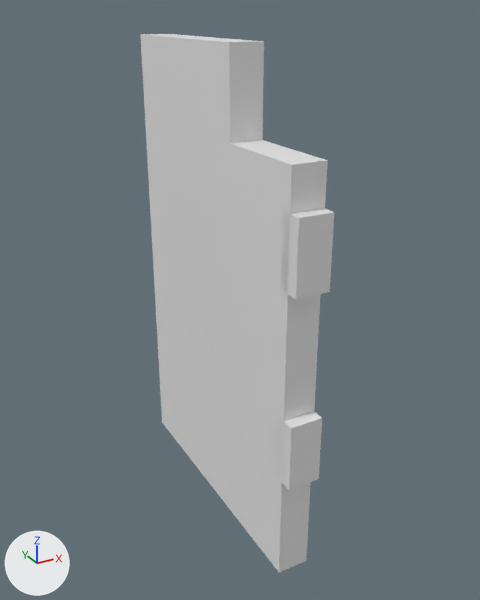
The FBX model MGSC/Assets/Art/Props/Structure/SM_DoorRight_01.fbx, before and after one commit.
One viewpoint serves both versions: a 50 mm lens placed at (-0.707, -0.986, 0.657), pointed at (0.046, 0.382, -0.027). The lights are fixed; the arrows at lower left show +X, +Y and +Z. The first picture is the older version. Materials are left out; every surface is plain grey. Where no turn or scale is listed for an object, it has been applied to the vertices. Vertices at exactly the same position are counted once.

Objects in the first picture: 'SM_DoorRight_01'.
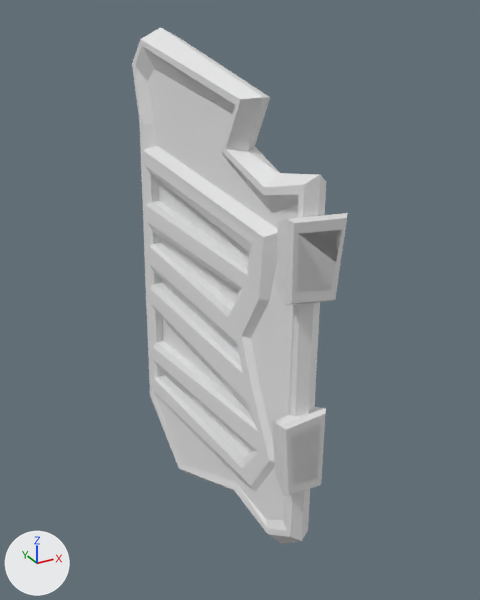
The change, as a list of edits to the scene's bpy script:
```text
Change me_mesh:
    used by ob_sm_doorright_01; location = (0.0, 0.0, 0.0)
    remove me_mesh.from_pydata(...)  # 32 vertices, 26 faces; spans x -0.04..0.04, y 0.0..0.759, z -0.594..0.594
    add me_mesh.from_pydata(...)  # 190 vertices, 372 faces; spans x -0.075..0.08, y 0.0..0.795, z -0.703..0.613
    me_mesh part 1: the loose piece of 16 vertices spanning x -0.04..0.04, y 0.03..0.759, z -0.594..0.594 is rebuilt with 150 vertices and now spans x -0.075..0.04, y 0.017..0.795, z -0.703..0.613
    me_mesh part 2: the loose piece of 8 vertices spanning x -0.04..0.04, y 0.0..0.057, z 0.138..0.302 is rebuilt with 20 vertices and now spans x -0.059..0.08, y 0.0..0.057, z 0.111..0.301
    me_mesh part 3
    7 vertices are removed from x -0.04..0.04, y 0.0..0.057, z -0.324..-0.16
    6 faces are deleted
    19 vertices are added at x -0.062..0.055, y 0.0..0.057, z -0.35..-0.145
    38 new faces join them
```

Changed parts and their boxes [x1, y1, x2, y2] in the pictures (480 x 600 px):
'SM_DoorRight_01', reshaped (11% wider): before [140, 34, 334, 572]; after [132, 27, 348, 544]
part 1 of me_mesh, rebuilt: before [140, 34, 328, 572]; after [132, 27, 326, 544]
part 2 of me_mesh, rebuilt (33% wider): before [280, 208, 334, 300]; after [276, 213, 348, 306]
part 3 of me_mesh, built on: before [276, 411, 322, 490]; after [272, 407, 326, 496]
